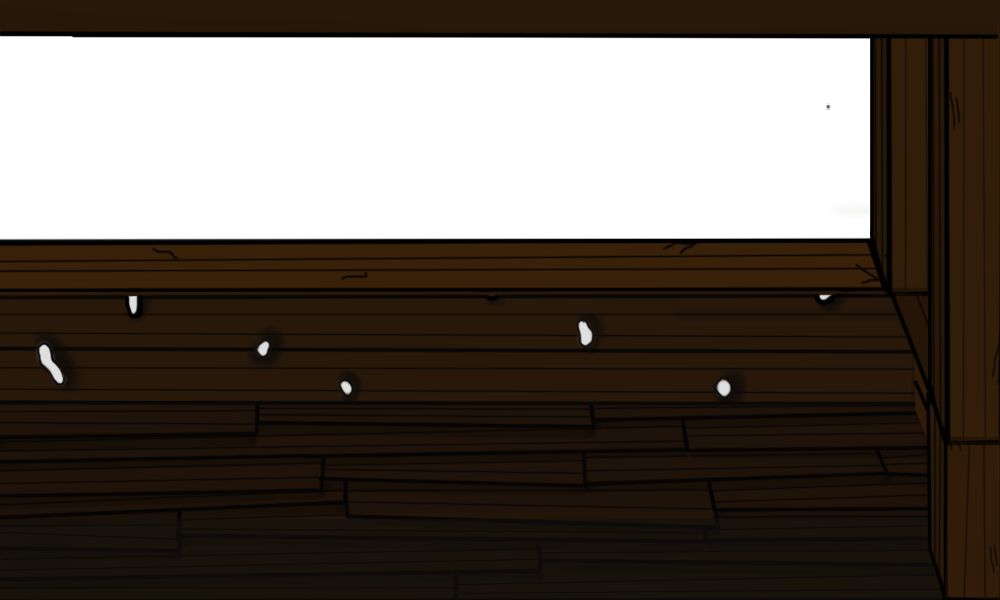
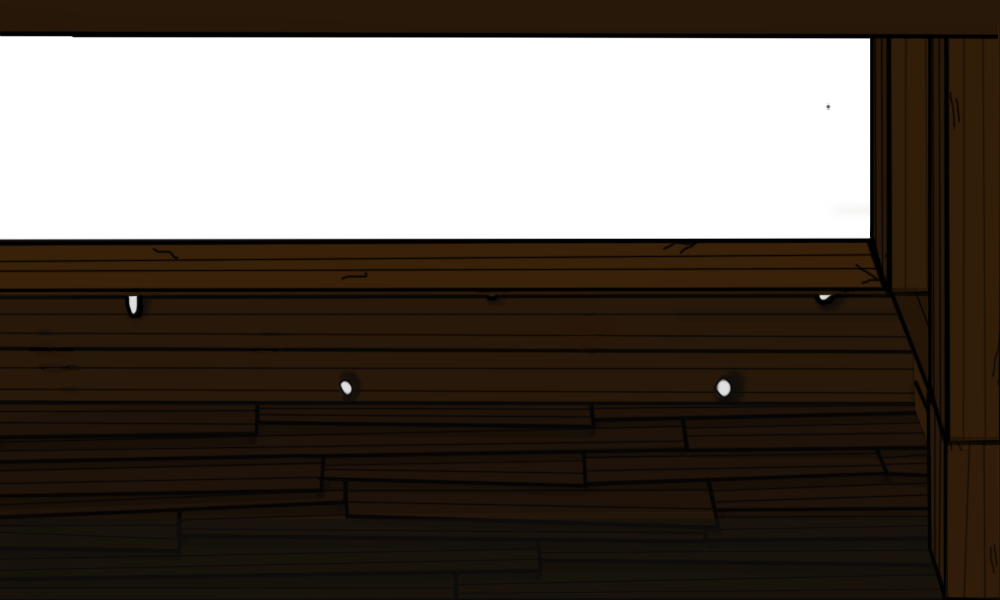
Before/after of a 1000x600 layered artwork. What changed in the layer stack:
painted on "hava" over [25, 315, 607, 389]
